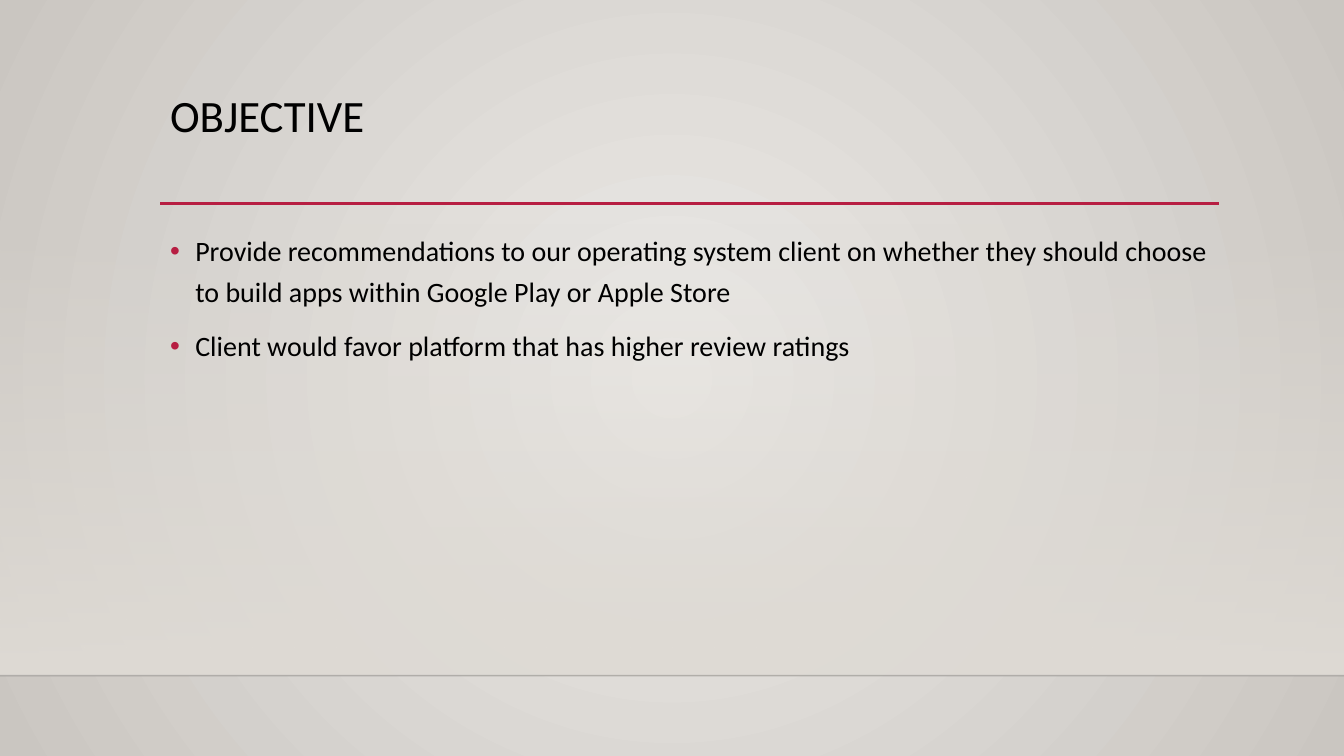
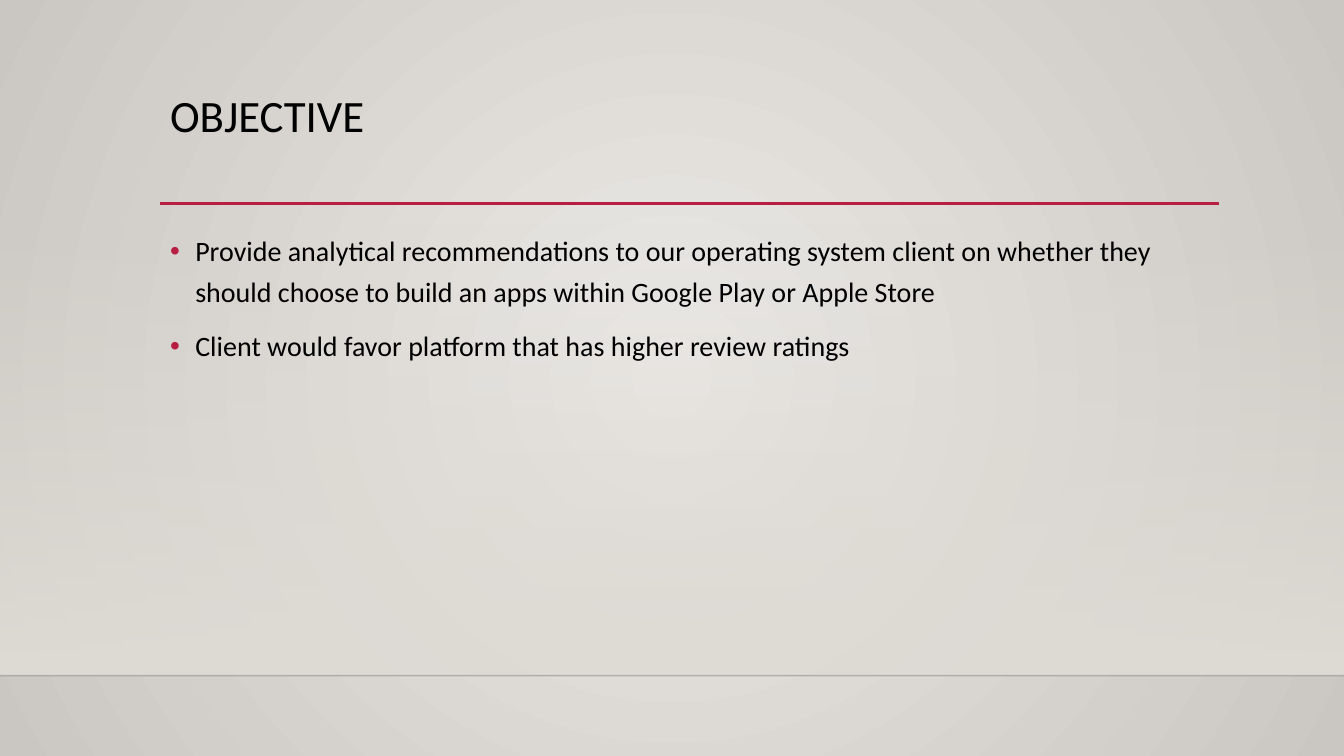
Before and after one commit to sittingman/dstrackprep, a slide deck: slide 2 of Apps/Platform analysis.pptx. Drawn at 1344x756 pixels with LibreOffice and Linux fonts; fonts in the diff are those of the drawing; background and template pictures are left out. Boxes give left, top, right and bottom in pixels: in the first picture for what was removed or moved away, otherwise in the second. Text is boxed around its words. In the diff, an @@ line names an element or a change of style, - is before the commit and + after.

```diff
--- a/Apps/Platform analysis.pptx
+++ b/Apps/Platform analysis.pptx
@@ text at (195, 241, 1151, 307): text changed @@
-• Provide recommendations to our operating system client on whether they should choose to build apps within Google Play or Apple Store
+• Provide analytical recommendations to our operating system client on whether they should choose to build an apps within Google Play or Apple Store
```
Also in this commit, not shown: 3 other slides changed.
